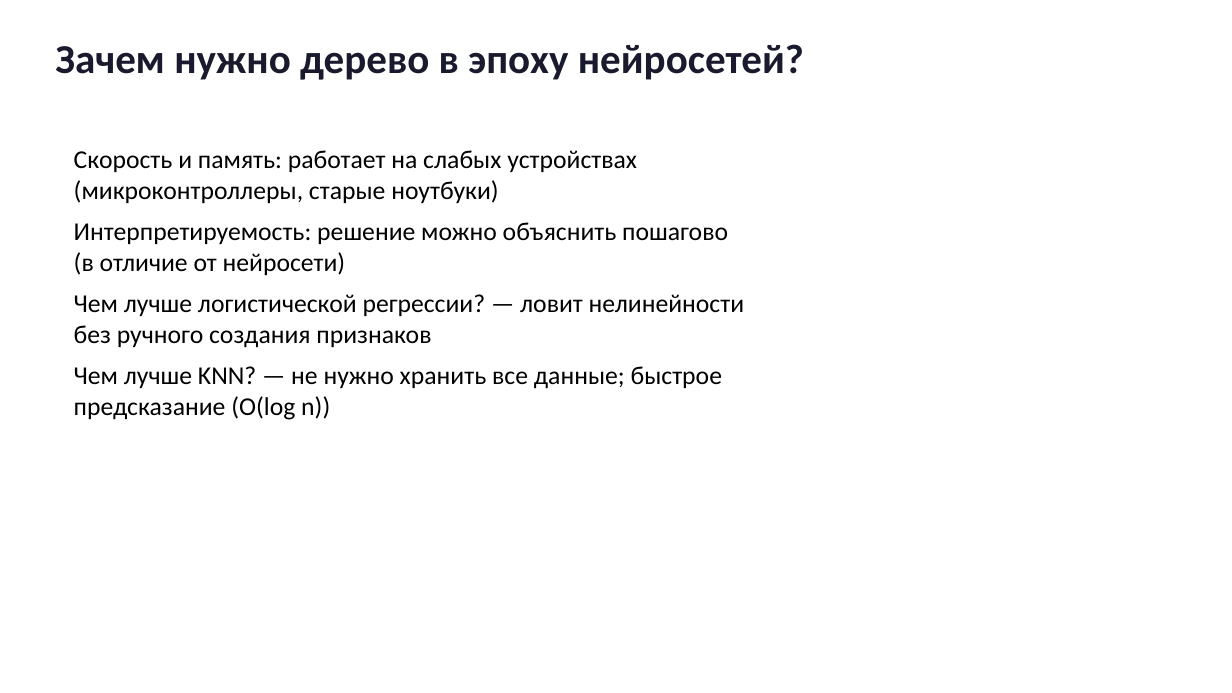
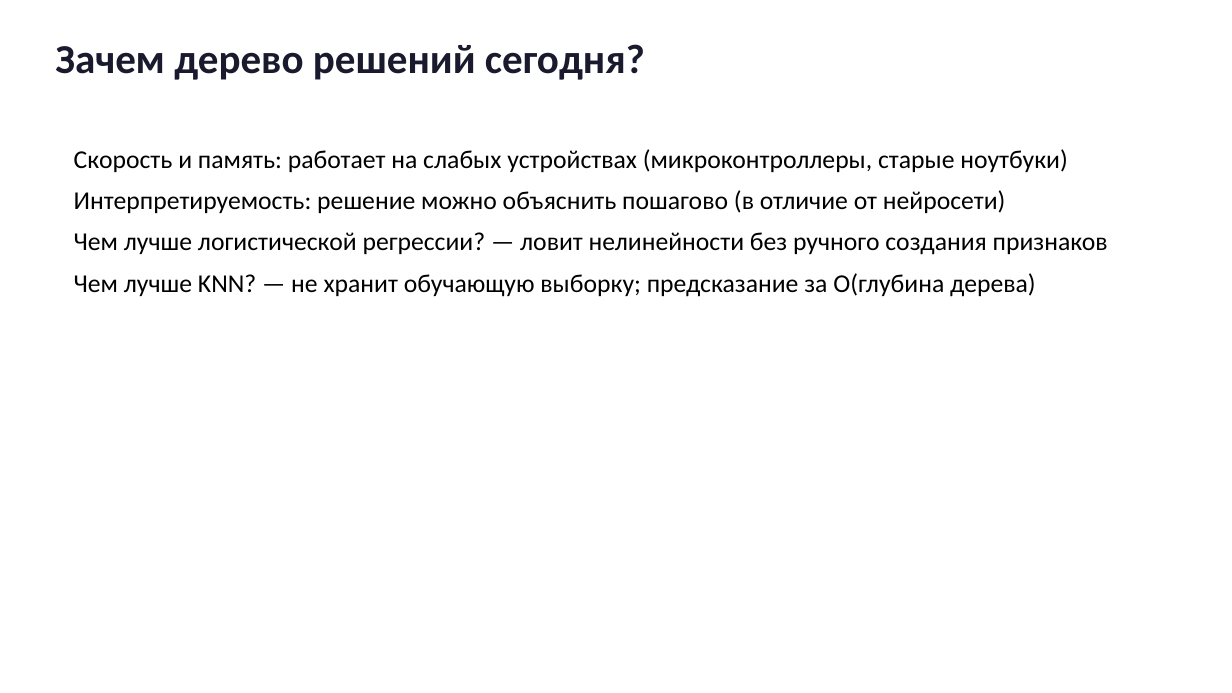
Before and after one commit to gurovic/ml-lessons, a slide deck: slide 19 of lessons/derevo_resheniy/presentation.pptx (slide 20 before the commit). Drawn at 1232x693 pixels with LibreOffice and Linux fonts; fonts in the diff are those of the drawing. Boxes give left, top, right and bottom in pixels: in the first picture for what was removed or moved away, otherwise in the second. Text is boxed around its words. In the diff, an @@ line names an element or a change of style, - is before the commit and + after.

```diff
--- a/lessons/derevo_resheniy/presentation.pptx
+++ b/lessons/derevo_resheniy/presentation.pptx
@@ text at (55, 44, 645, 80): text changed @@
-Зачем нужно дерево в эпоху нейросетей?
+Зачем дерево решений сегодня?
@@ text at (74, 273, 1036, 297): text changed @@
-Чем лучше KNN? — не нужно хранить все данные; быстрое предсказание (O(log n))
+Чем лучше KNN? — не хранит обучающую выборку; предсказание за O(глубина дерева)
```
Also in this commit, not shown: 15 other slides changed, 2 slides added, 2 slides removed, 45 other files.
